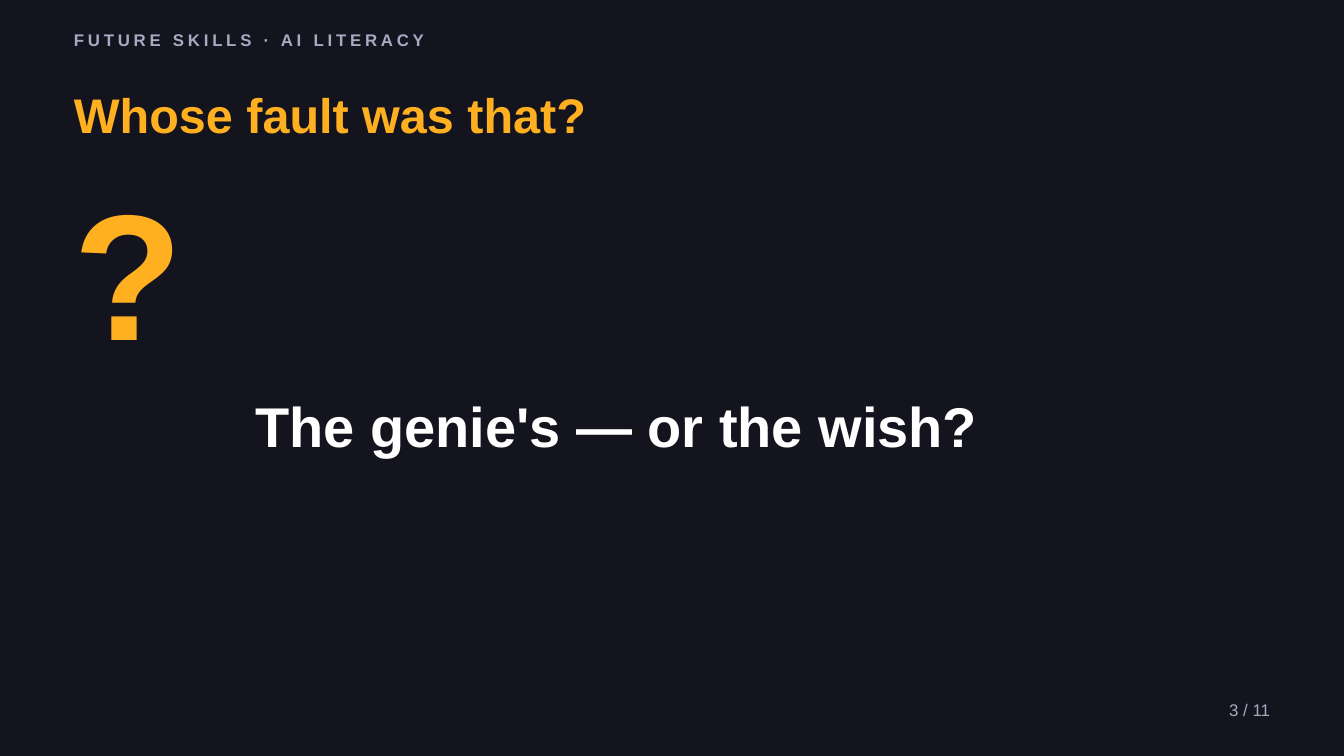
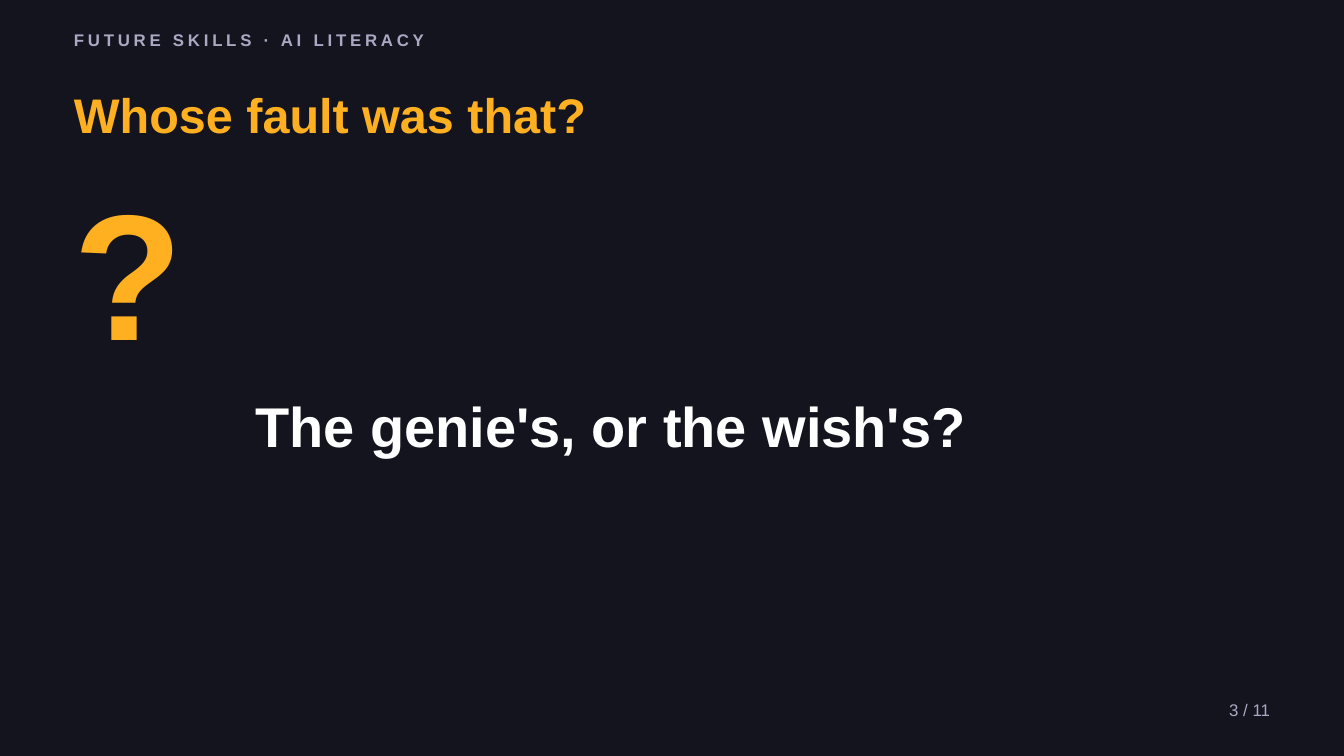
Before and after one commit to phiunit/tptphi, a slide deck: slide 3 of products/ai-prompting-101/dist/How to Talk to AI - Slides.pptx. Drawn at 1344x756 pixels with LibreOffice and Linux fonts; fonts in the diff are those of the drawing. Boxes give left, top, right and bottom in pixels: in the first picture for what was removed or moved away, otherwise in the second. Text is boxed around its words. In the diff, an @@ line names an element or a change of style, - is before the commit and + after.

```diff
--- a/products/ai-prompting-101/dist/How to Talk to AI - Slides.pptx
+++ b/products/ai-prompting-101/dist/How to Talk to AI - Slides.pptx
@@ text at [255,406,966,457]: text changed @@
-The genie's — or the wish?
+The genie's, or the wish's?
```
Also in this commit, not shown: 8 other slides changed, 32 other files.
